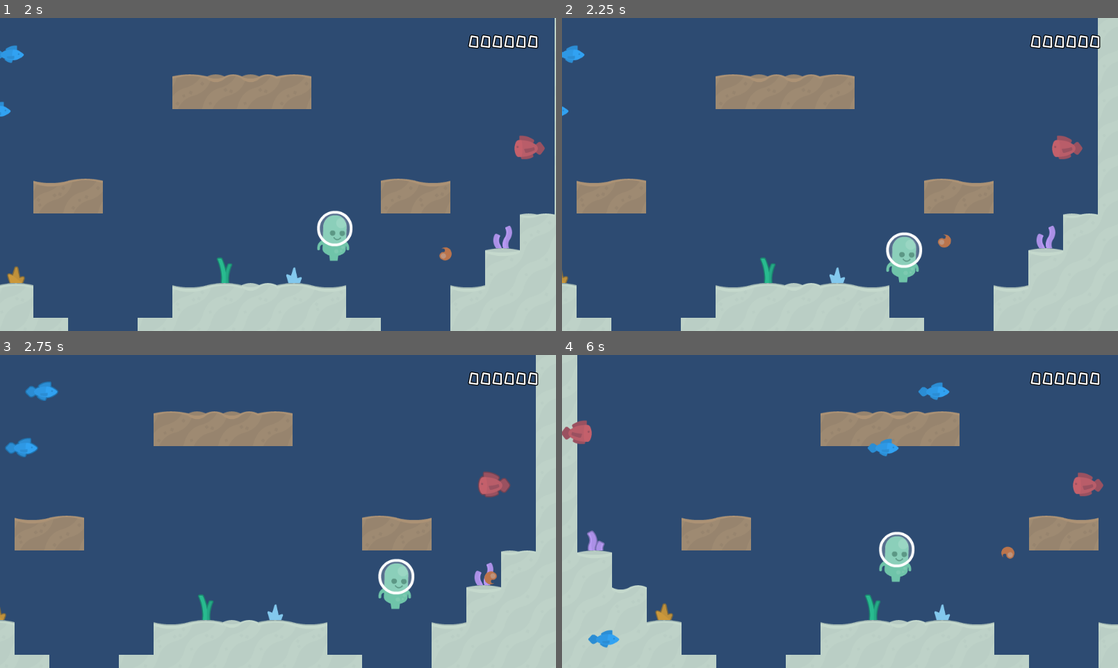
Above: before the commit, frames 1-4 (two rows, left to right).
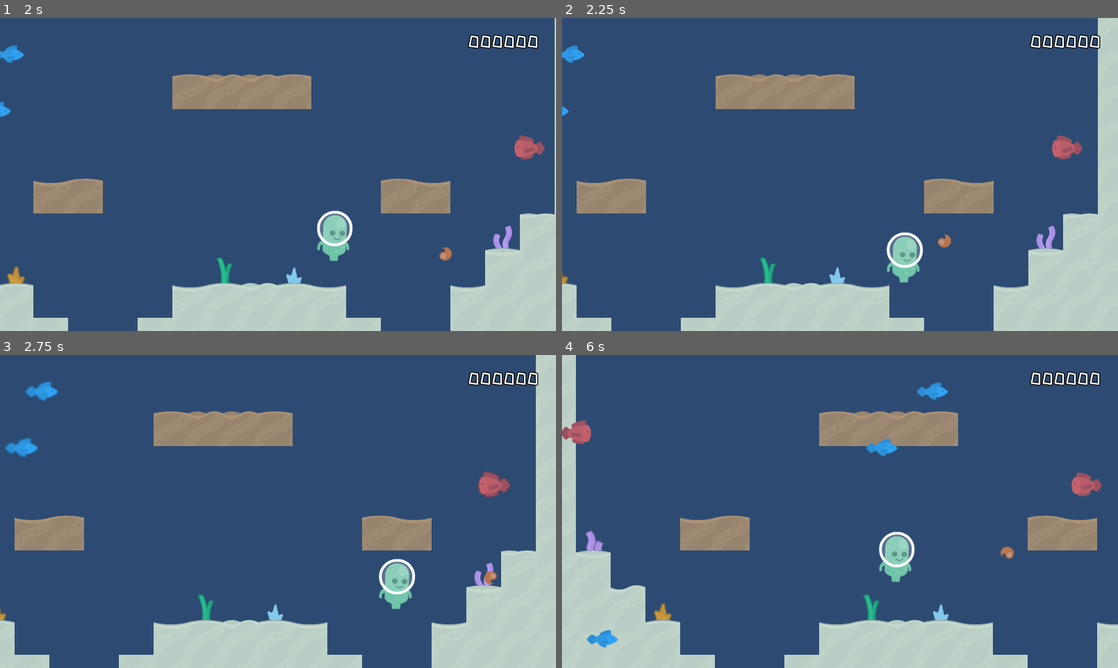
Above: after the commit, the same moments.

Repository: cpvanlue/dive-bug
Game: Godot game, scene res://MainMenu/MainMenu.tscn
Same seed, same stepped clock (60 frames per second), same inputs: the game is played once before the commit and once after it.
Inputs:
- Up to frame 1 (2 s): click "Play" at 0.5 s; tap Enter (shoot) at 1.25 s; hold D (right) from 1.28 s (still down); tap Space (swim) at 1.35 s
- Up to frame 2 (2.25 s): keep holding D (right); tap Enter (shoot) at 2.1 s
- Up to frame 3 (2.75 s): keep holding D (right); tap Space (swim) at 2.3 s
- Up to frame 4 (6 s): release D (right) at 2.78 s; hold Shift (sprint) 2.78-3.53 s; hold A (left) 2.78-5.03 s; tap Space (swim) at 3.05, 3.6, 4.35, 5.3 s; hold D (right) from 5.03 s (still down); tap Enter (shoot) at 5.1 s; hold Shift (sprint) from 5.78 s (still down)

Frame 1 is identical in both runs. In frame 2, 0.2% of the frame differs, in the area x 58-65%, y 68-85%; in frame 3, 0.2%; in frame 4, 1.2%, in the area x 0-98%, y 0-100%.

Commit message:
Update README.md, incomplete

Diff:
--- a/Level/Level.tscn
+++ b/Level/Level.tscn
@@ -1454,6 +1454,7 @@
 tile_set = SubResource( 41 )
 compatibility_mode = true
 centered_textures = true
+collision_mask = 0
 format = 1
 tile_data = PoolIntArray( 65534, 0, 0, 17, 0, 0, 131070, 0, 0, 65553, 0, 0, 196606, 0, 0, 131078, 46, 0, 131079, 40, 0, …(816 unchanged characters)…
 
--- a/Player/Fireball.tscn
+++ b/Player/Fireball.tscn
@@ -22,7 +22,7 @@
 }
 
 [node name="Fireball" type="KinematicBody2D"]
-collision_layer = 3
+collision_layer = 0
 collision_mask = 3
 script = ExtResource( 1 )
 
--- a/Player/Player.tscn
+++ b/Player/Player.tscn
@@ -20,32 +20,32 @@
 [sub_resource type="AtlasTexture" id=4]
 flags = 4
 atlas = ExtResource( 1 )
-region = Rect2( 0, 0, 72, 96 )
+region = Rect2( 72, 96, 72, 96 )
 
 [sub_resource type="AtlasTexture" id=5]
 flags = 4
 atlas = ExtResource( 1 )
-region = Rect2( 144, 0, 72, 96 )
+region = Rect2( 0, 0, 72, 96 )
 
 [sub_resource type="AtlasTexture" id=6]
 flags = 4
 atlas = ExtResource( 1 )
-region = Rect2( 72, 0, 72, 96 )
+region = Rect2( 0, 96, 72, 96 )
 
 [sub_resource type="AtlasTexture" id=7]
 flags = 4
 atlas = ExtResource( 1 )
-region = Rect2( 0, 96, 72, 96 )
+region = Rect2( 0, 0, 72, 96 )
 
 [sub_resource type="AtlasTexture" id=8]
 flags = 4
 atlas = ExtResource( 1 )
-region = Rect2( 72, 96, 72, 96 )
+region = Rect2( 144, 0, 72, 96 )
 
 [sub_resource type="AtlasTexture" id=9]
 flags = 4
 atlas = ExtResource( 1 )
-region = Rect2( 0, 0, 72, 96 )
+region = Rect2( 72, 0, 72, 96 )
 
 [sub_resource type="SpriteFrames" id=10]
 animations = [ {
@@ -54,20 +54,20 @@
 "name": "idle",
 "speed": 5.0
 }, {
-"frames": [ SubResource( 3 ), null ],
+"frames": [ SubResource( 3 ), SubResource( 4 ), SubResource( 5 ) ],
+"loop": false,
+"name": "swim",
+"speed": 10.0
+}, {
+"frames": [ SubResource( 6 ), null ],
 "loop": true,
 "name": "dead",
 "speed": 10.0
 }, {
-"frames": [ SubResource( 4 ), SubResource( 5 ), SubResource( 6 ) ],
+"frames": [ SubResource( 7 ), SubResource( 8 ), SubResource( 9 ) ],
 "loop": true,
 "name": "walk",
 "speed": 8.0
-}, {
-"frames": [ SubResource( 7 ), SubResource( 8 ), SubResource( 9 ) ],
-"loop": false,
-"name": "swim",
-"speed": 10.0
 } ]
 
 [sub_resource type="Animation" id=11]
@@ -104,7 +104,7 @@
 }
 
 [node name="Player" type="KinematicBody2D"]
-collision_layer = 3
+collision_layer = 0
 collision_mask = 3
 script = ExtResource( 2 )
 
Not shown, changed: README.md
